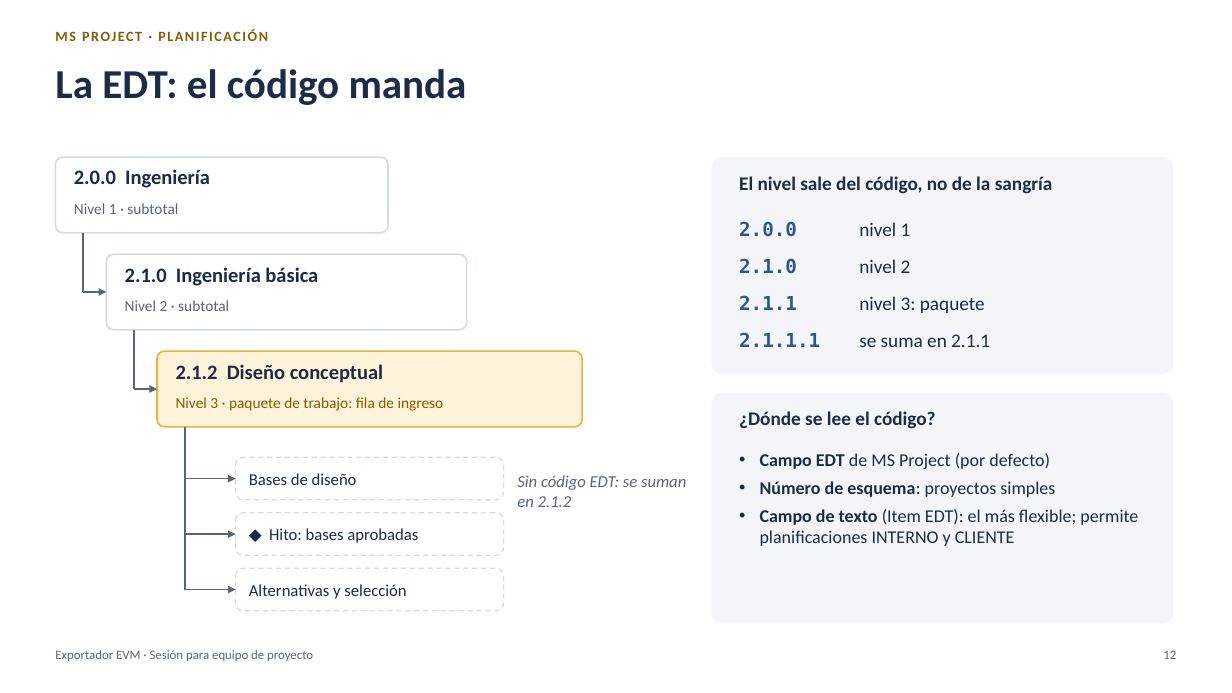
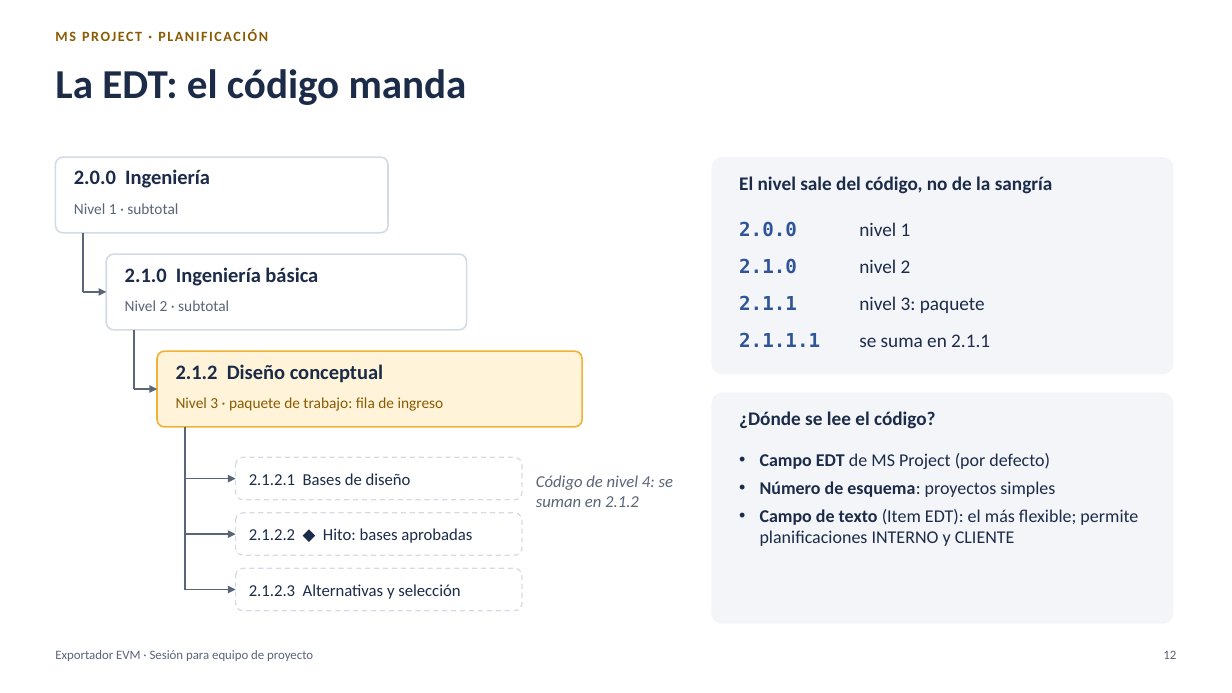
Before and after one commit to MarceloSalazar/evm-automation, a slide deck: slide 12 of docs/presentacion-jefes-de-proyecto.pptx. Drawn at 1232x693 pixels with LibreOffice and Linux fonts; fonts in the diff are those of the drawing. Boxes give left, top, right and bottom in pixels: in the first picture for what was removed or moved away, otherwise in the second. Text is boxed around its words. In the diff, an @@ line names an element or a change of style, - is before the commit and + after.

Commit message:
Presentación: errata en la línea base, subtarea nueva y estado de la rama
- Diapositivas nuevas 20 y 21: corregir una errata en la línea base y añadir
  una subtarea sin cambiar el PV (el EV y su fecha de fin sí cambian).
- Diapositiva 12: actividades e hitos con código de nivel 4 (EDT-023) y nivel
  de los ceros intermedios.
- Diapositiva 30: aviso EDT-022 del ejemplo; notas de generar con el % ganado
  hasta la fecha de estado y de las fechas de las hojas EV, % EV y AC.
- 41 diapositivas; los tiempos se mantienen en 26:00. PDF exportado de nuevo.

```diff
--- a/docs/presentacion-jefes-de-proyecto.pptx
+++ b/docs/presentacion-jefes-de-proyecto.pptx
@@ rounded rectangle "2.1.2.1 Bases de diseño": place and size @@
-rounded rectangle "2.1.2.1 Bases de diseño" at [236,457,504,500]
+rounded rectangle "2.1.2.1 Bases de diseño" at [236,457,522,500]
@@ text in rounded rectangle at [249,473,411,485]: text changed @@
-Bases de diseño
+2.1.2.1 Bases de diseño
@@ text at [536,475,673,507]: text changed @@
-Sin código EDT: se suman en 2.1.2
+Código de nivel 4: se suman en 2.1.2
@@ rounded rectangle "2.1.2.2 ◆ Hito: bases aprobadas": place and size @@
-rounded rectangle "2.1.2.2 ◆ Hito: bases aprobadas" at [236,513,504,555]
+rounded rectangle "2.1.2.2 ◆ Hito: bases aprobadas" at [236,513,522,555]
@@ text in rounded rectangle at [249,528,472,543]: text changed @@
-◆ Hito: bases aprobadas
+2.1.2.2 ◆ Hito: bases aprobadas
@@ rounded rectangle "2.1.2.3 Alternativas y selección": place and size @@
-rounded rectangle "2.1.2.3 Alternativas y selección" at [236,568,504,611]
+rounded rectangle "2.1.2.3 Alternativas y selección" at [236,568,522,611]
@@ text in rounded rectangle at [249,584,460,599]: text changed @@
-Alternativas y selección
+2.1.2.3 Alternativas y selección
```
Also in this commit, not shown: 1 other slide changed, 2 slides added, 1 other file.
